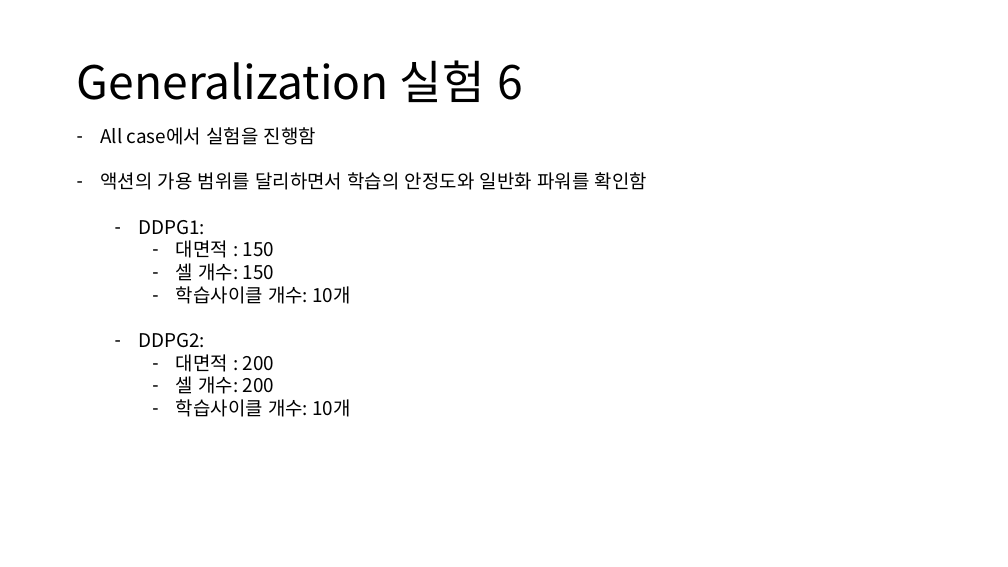
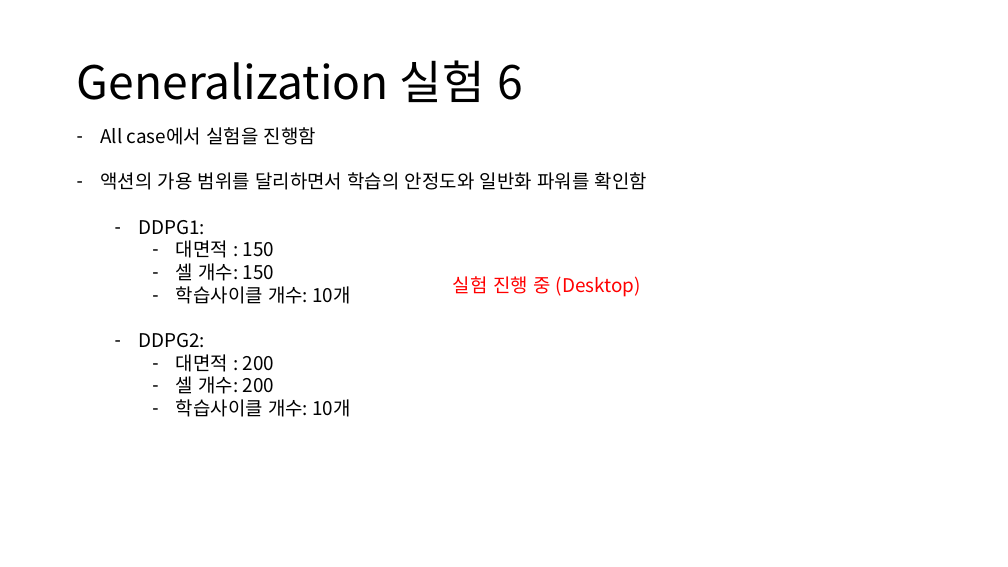
Before and after one commit to zidane89/experiment, a slide deck: slide 52 of 실험정리.pptx (slide 51 before the commit). Drawn at 1008x567 pixels with LibreOffice and Linux fonts; fonts in the diff are those of the drawing. Boxes give left, top, right and bottom in pixels: in the first picture for what was removed or moved away, otherwise in the second. Text is boxed around its words. In the diff, an @@ line names an element or a change of style, - is before the commit and + after.

```diff
--- a/실험정리.pptx
+++ b/실험정리.pptx
@@ text added at box(453, 276, 641, 297), 18 pt, text #FF0000 @@
+실험 진행 중 (Desktop)
```
Also in this commit, not shown: 2 other slides changed, 1 slide added, 13 other files.
